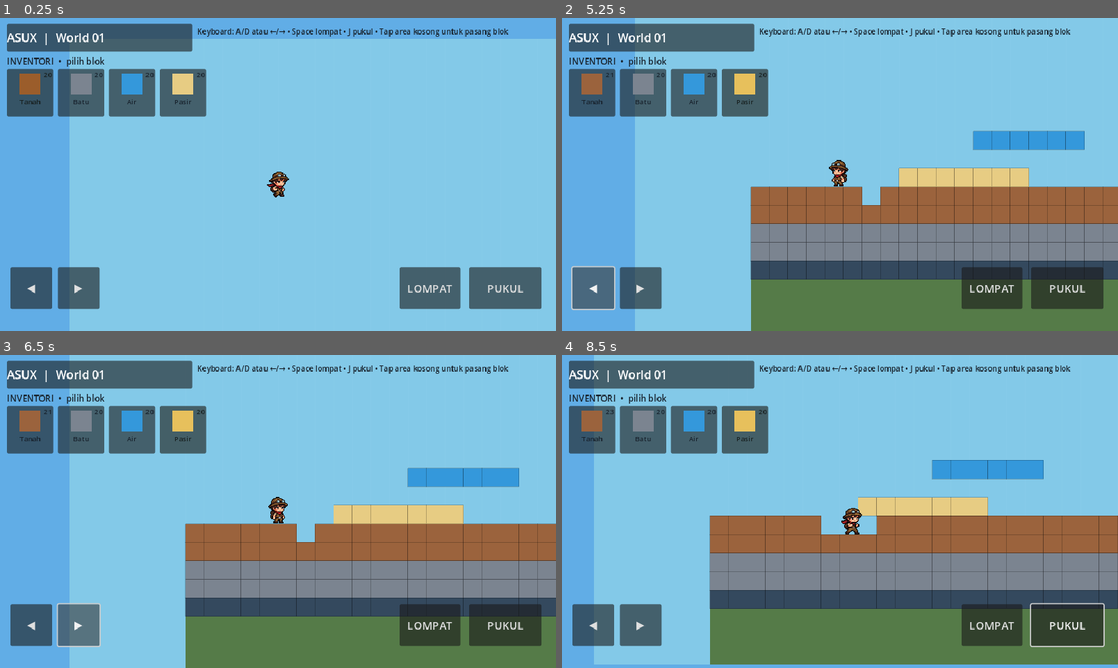
Above: before the commit, frames 1-4 (two rows, left to right).
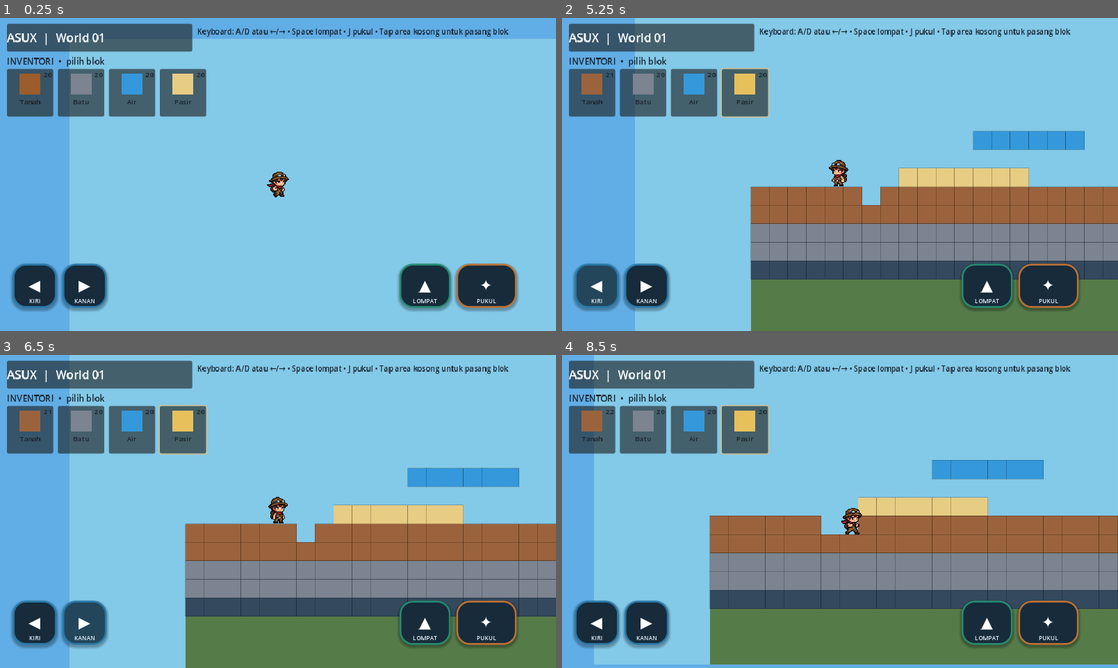
Above: after the commit, the same moments.

Repository: Koidyavol/Asux
Game: Godot game, scene res://scenes/main.tscn
Two runs of this game, one before a commit and one after it. Both use one fixed random seed, a clock stepped at 60 frames per second and the inputs below.
Inputs (mouse positions are in pixels of both pictures, inside the frame that each line leads up to):
- Up to frame 1 (0.25 s): no input
- Up to frame 2 (5.25 s): click (990, 287) at 0.5 s, where only the run before the commit has a clickable "LOMPAT"; click (1067, 287) at 1.25 s, where only the run before the commit has a clickable "PUKUL"; click "Tanah" at 2 s; click "Batu" at 2.75 s; click "Air" at 3.5 s; click "Pasir" at 4.25 s; click "◀" at 5 s
- Up to frame 3 (6.5 s): click "▶" at 5.75 s
- Up to frame 4 (8.5 s): click (984, 624) at 6.5 s, where only the run after the commit has a clickable "▲"; click (1051, 624) at 7.25 s, where only the run after the commit has a clickable "✦"; move the mouse to (962, 495) at 8.02 s; hold D (move_right) from 8.03 s (still down); tap J (punch) at 8.1 s; click (962, 495) at 8.17 s; tap Space (jump) at 8.27, 8.3 s

The runs differ from the first frame. In frame 1, 6.2% of the frame differs, in the area x 1-98%, y 78-94%; in frame 2, 5.6%; in frame 3, 5.6%; in frame 4, 6.3%, in the area x 1-98%, y 15-94%.

Commit message:
Polish mobile movement and action controls

Diff:
--- a/scripts/main.gd
+++ b/scripts/main.gd
@@ -161,10 +161,11 @@
         inventory_buttons[name] = b
         inventory_counts[name] = count
 
-    _add_control("◀", Vector2(18, 430), Vector2(72, 72), "move_left")
-    _add_control("▶", Vector2(100, 430), Vector2(72, 72), "move_right")
-    _add_control("LOMPAT", Vector2(690, 430), Vector2(105, 72), "jump")
-    _add_control("PUKUL", Vector2(810, 430), Vector2(125, 72), "punch")
+    # Mobile action pads: directional controls on the left, actions on the right.
+    _add_control("◀", "KIRI", Vector2(22, 424), Vector2(76, 76), "move_left", Color("#2878a8"))
+    _add_control("▶", "KANAN", Vector2(108, 424), Vector2(76, 76), "move_right", Color("#2878a8"))
+    _add_control("▲", "LOMPAT", Vector2(690, 424), Vector2(88, 76), "jump", Color("#268b70"))
+    _add_control("✦", "PUKUL", Vector2(788, 424), Vector2(104, 76), "punch", Color("#bd7134"))
 
     var hint := Label.new()
     hint.text = "Keyboard: A/D atau ←/→ • Space lompat • J pukul • Tap area kosong untuk pasang blok"
@@ -173,14 +174,53 @@
     hint.add_theme_font_size_override("font_size", 13)
     ui_layer.add_child(hint)
 
-func _add_control(label_text: String, pos: Vector2, button_size: Vector2, action: String) -> void:
+func _add_control(symbol: String, caption: String, pos: Vector2, button_size: Vector2, action: String, accent: Color) -> void:
     var b := Button.new()
-    b.text = label_text
+    b.text = symbol
     b.position = pos
     b.size = button_size
-    b.add_theme_font_size_override("font_size", 19)
+    b.focus_mode = Control.FOCUS_NONE
+    b.add_theme_font_size_override("font_size", 27)
+    b.add_theme_color_override("font_color", Color("#ffffff"))
+    b.add_theme_color_override("font_hover_color", Color("#ffffff"))
+    b.add_theme_color_override("font_pressed_color", Color("#ffffff"))
+
+    var normal := StyleBoxFlat.new()
+    normal.bg_color = Color("#172b3b")
+    normal.border_color = accent
+    normal.set_border_width_all(3)
+    normal.set_corner_radius_all(22)
+    normal.shadow_color = Color(0, 0, 0, 0.28)
+    normal.shadow_size = 5
+    normal.shadow_offset = Vector2(0, 3)
+    var hover := normal.duplicate() as StyleBoxFlat
+    hover.bg_color = Color("#24465b")
+    var pressed := normal.duplicate() as StyleBoxFlat
+    pressed.bg_color = accent
+    pressed.shadow_size = 1
+    pressed.shadow_offset = Vector2(0, 1)
+    b.add_theme_stylebox_override("normal", normal)
+    b.add_theme_stylebox_override("hover", hover)
+    b.add_theme_stylebox_override("pressed", pressed)
+    b.add_theme_stylebox_override("focus", StyleBoxEmpty.new())
+
+    var tag := Label.new()
+    tag.text = caption
+    tag.position = Vector2(0, button_size.y - 23)
+    tag.size = Vector2(button_size.x, 18)
+    tag.horizontal_alignment = HORIZONTAL_ALIGNMENT_CENTER
+    tag.vertical_alignment = VERTICAL_ALIGNMENT_CENTER
+    tag.add_theme_font_size_override("font_size", 10)
+    tag.add_theme_color_override("font_color", Color("#eaf6ff"))
+    tag.mouse_filter = Control.MOUSE_FILTER_IGNORE
+    b.add_child(tag)
+
     b.button_down.connect(func(): Input.action_press(action))
     b.button_up.connect(func(): Input.action_release(action))
+    b.mouse_exited.connect(func():
+        if Input.is_action_pressed(action):
+            Input.action_release(action)
+    )
     ui_layer.add_child(b)
 
 func _select_block(block: String) -> void:
